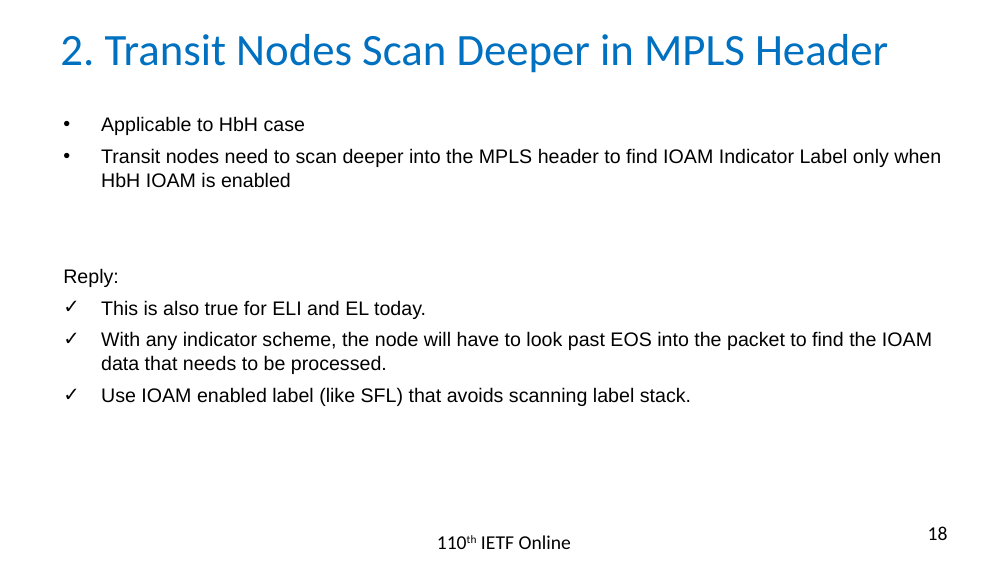
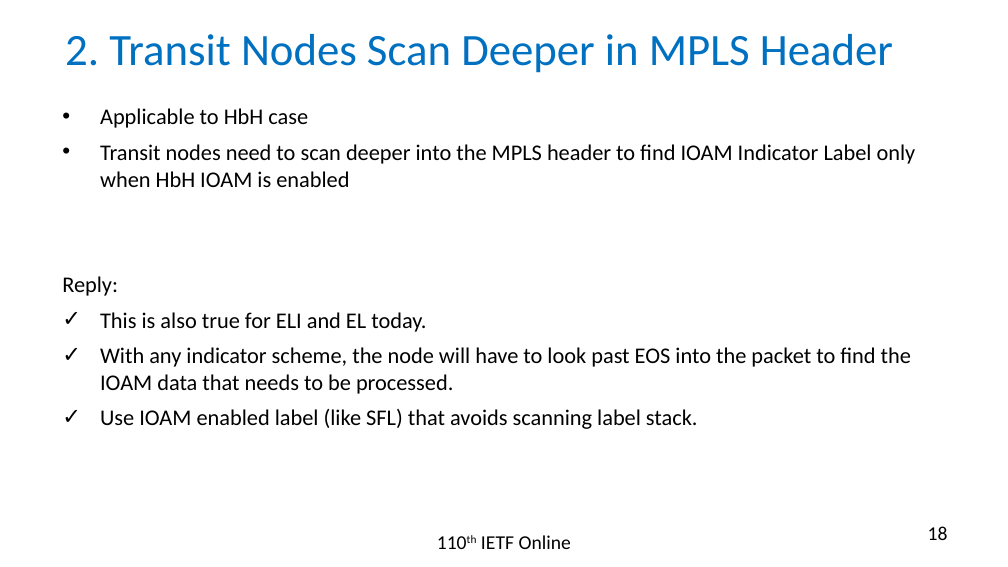
Before and after one commit to rakgandhi/ietf-slides, a slide deck: slide 18 of draft-gandhi-mpls-ioam-sr-05.pptx. Drawn at 1008x567 pixels with LibreOffice and Linux fonts; fonts in the diff are those of the drawing. Boxes give left, top, right and bottom in pixels: in the first picture for what was removed or moved away, otherwise in the second. Text is boxed around its words. In the diff, an @@ line names an element or a change of style, - is before the commit and + after.

```diff
--- a/draft-gandhi-mpls-ioam-sr-05.pptx
+++ b/draft-gandhi-mpls-ioam-sr-05.pptx
@@ title "2. Transit Nodes Scan Deeper ...": place and size @@
-title "2. Transit Nodes Scan Deeper ..." at box(60, 34, 888, 73)
+title "2. Transit Nodes Scan Deeper ..." at box(65, 34, 893, 73)
@@ text "Applicable to HbH case": place and size @@
-text "Applicable to HbH case" at box(63, 116, 941, 406)
+text "Applicable to HbH case" at box(62, 108, 916, 429)
@@ text "Applicable to HbH case" at box(62, 108, 916, 429): size 14 to 16 pt, font Arial to Calibri @@
```
Also in this commit, not shown: 9 other slides changed, 1 other file.
